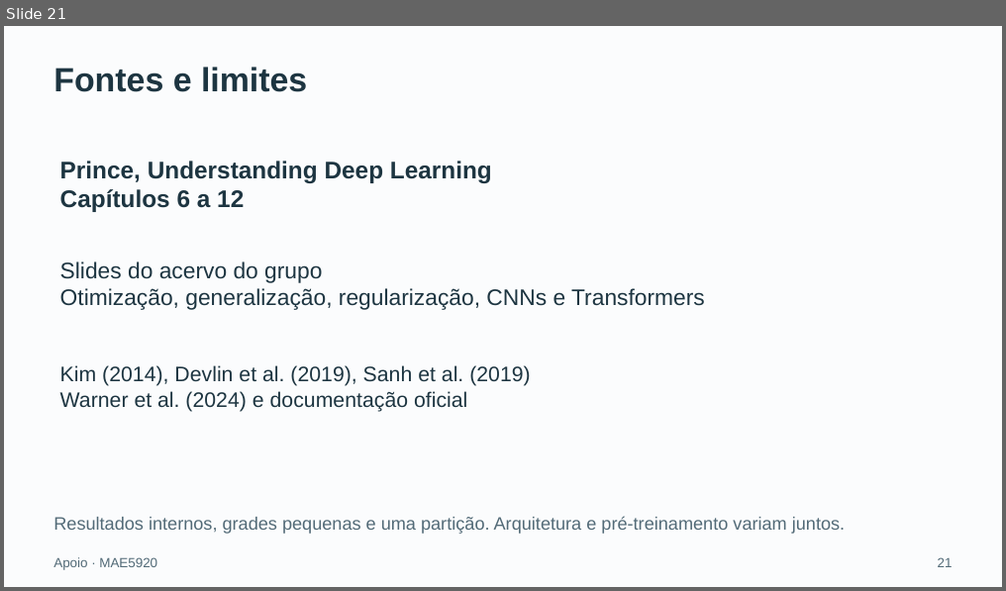
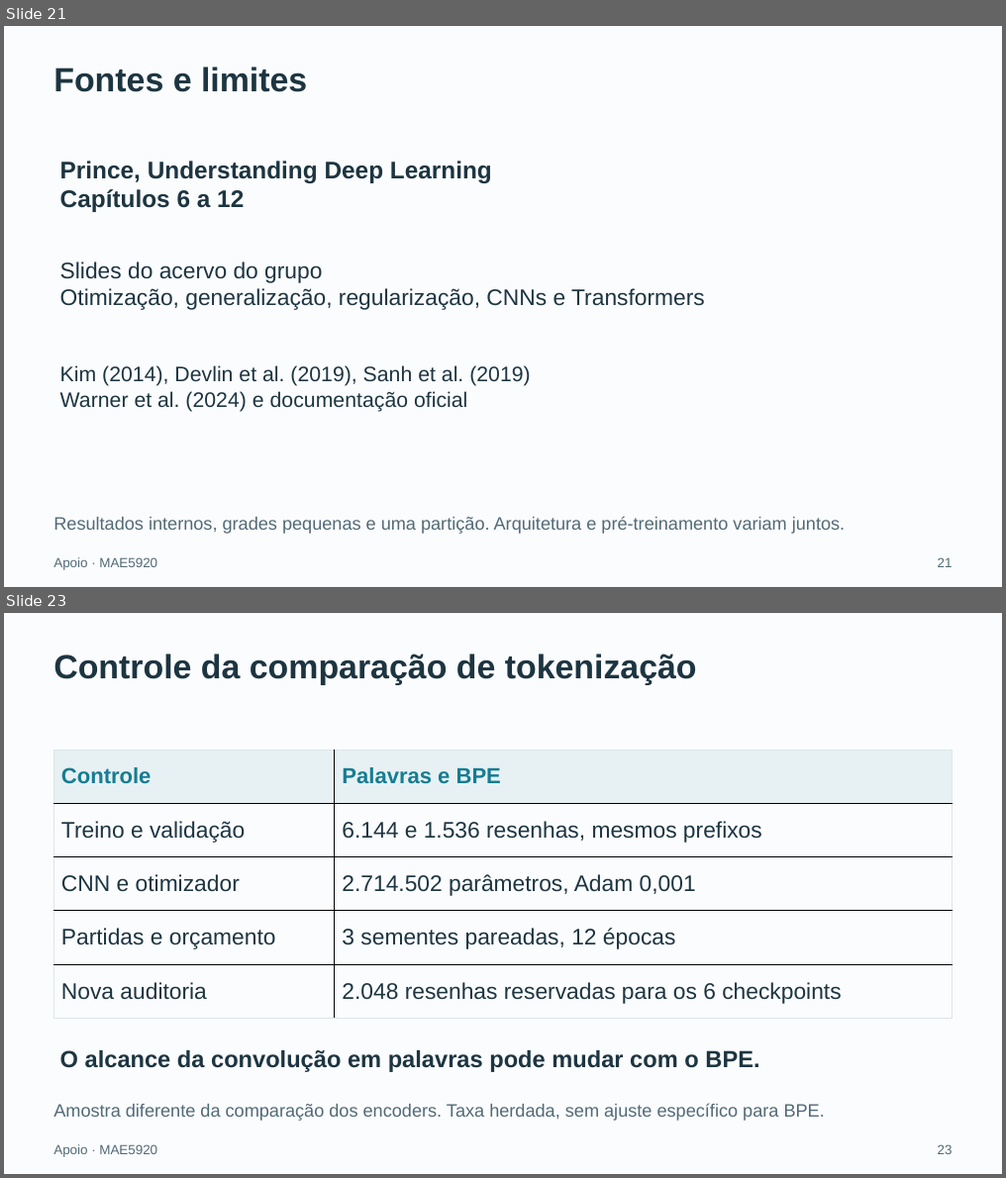
Before and after one commit to costaleirbag/projeto-mae5920, a slide deck: output/slides/seminario_mae5920.pptx. Shown one above the other, each under a label of ours: slide 21 before the commit, slides 21 and 23 after it; the slides between them are not shown. The pictures are 1006x591 and 1006x1178 pixels, drawn with LibreOffice and Linux fonts; fonts in the diff are those of the drawing. Boxes give left, top, right and bottom in pixels: in the first picture for what was removed or moved away, otherwise in the second. Text is boxed around its words. In the diff, an @@ line names an element or a change of style, - is before the commit and + after.

Commit message:
Compara palavras e BPE na TextCNN e amplia materiais didáticos

```diff
--- a/output/slides/seminario_mae5920.pptx
+++ b/output/slides/seminario_mae5920.pptx
@@ slide 23 added at bbox=[4, 613, 1002, 1174], background #FBFCFD @@
@@ text added at bbox=[54, 654, 697, 685], 32.2 pt, text #1D3541, bold @@
+Controle da comparação de tokenização
@@ table added at bbox=[54, 750, 952, 1018], 5 rows, 2 columns @@
+Controle | Palavras e BPE
+Treino e validação | 6.144 e 1.536 resenhas, mesmos prefixos
+CNN e otimizador | 2.714.502 parâmetros, Adam 0,001
+Partidas e orçamento | 3 sementes pareadas, 12 épocas
+Nova auditoria | 2.048 resenhas reservadas para os 6 checkpoints
@@ text added at bbox=[60, 1051, 759, 1072], 22.5 pt, text #1D3541, bold @@
+O alcance da convolução em palavras pode mudar com o BPE.
@@ text added at bbox=[54, 1103, 825, 1121], 17.2 pt, text #526A77 @@
+Amostra diferente da comparação dos encoders. Taxa herdada, sem ajuste específico para BPE.
@@ text added at bbox=[54, 1145, 157, 1157], 12.8 pt, text #526A77 @@
+Apoio · MAE5920
@@ text added at bbox=[938, 1145, 952, 1155], 12.8 pt, text #526A77 @@
+23
```
Also in this commit, not shown: 2 other slides added, 56 other files.
